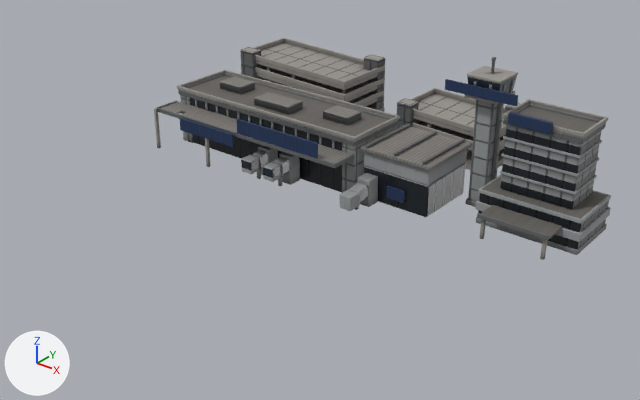
What one commit did to the glTF model assets/models/landmarks/airport.glb.
Camera for both pictures: a 50 mm lens placed at (91.0, -139.0, 71.6), pointed at (-4.0, -20.2, -2.0). Lighting does not change. The marker at lower left points along +X, +Y and +Z. The picture after the commit comes second. Where no turn or scale is listed for an object, it has been applied to the vertices.

The scene before the commit, as lines of its bpy script (objects in view):
```python
ob_fringe_tullamarine_jetbridge_0 = bpy.data.objects.new('fringe:tullamarine-jetbridge:0', me_fringe_tullamarine_jetbridge_0)
ob_fringe_tullamarine_jetbridge_0.location = (-16.8, -23.0, 2.9)
ob_fringe_tullamarine_t2_jetway = bpy.data.objects.new('fringe:tullamarine-t2-jetway', me_fringe_tullamarine_t2_jetway)
ob_fringe_tullamarine_t2_jetway.location = (6.1, -21.7, 2.6)
ob_fringe_tullamarine_terminal_body = bpy.data.objects.new('fringe:tullamarine-terminal-body', me_fringe_tullamarine_terminal_body)
ob_fringe_tullamarine_terminal_body.location = (-7.3, -12.6, 13.8)
# also in view: 'fringe:tullamarine-t2-body' at (11.0, -11.0, 5.4); 'fringe:tullamarine-car-park-body:b' at (6.0, 13.5, 5.1); 'fringe:tullamarine-jetbridge:1' at (-11.2, -23.0, 2.9); 'fringe:tullamarine-hotel-body' at (35.0, -10.0, 10.4); 'fringe:tullamarine-car-park-body:a' at (-34.0, 14.0, 6.6)
```
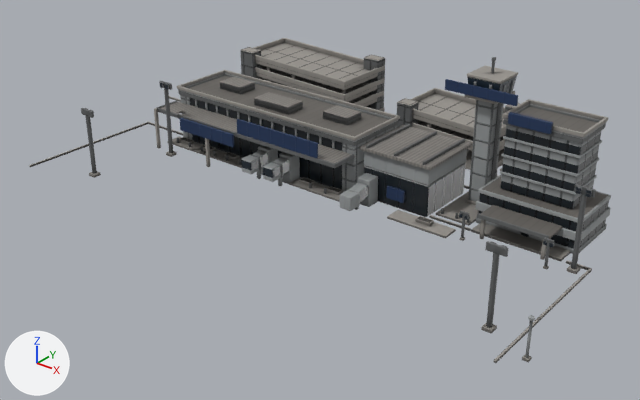
Location of each change, (x1, y1, x2, y2) in pixels of the pictures (640 x 400 px):
'fringe:tullamarine-airside-furniture', added
    after: (81, 81, 596, 362)
    faces in mat_dd_kit_facade_dark_render: (81, 81, 596, 327)
    faces in mat_dd_kit_concrete: (89, 151, 580, 362)
    faces in mat_dd_kit_facade_light_render: (525, 315, 535, 358)
'fringe:tullamarine-frontage', added
    after: (172, 136, 456, 238)
    faces in mat_dd_kit_concrete: (172, 136, 456, 238)
    faces in mat_dd_kit_roof_membrane: (182, 138, 431, 223)
'fringe:tullamarine-hotel-forecourt', added
    after: (459, 211, 570, 269)
    faces in mat_dd_kit_concrete: (460, 223, 570, 269)
    faces in mat_dd_kit_facade_dark_render: (459, 211, 554, 267)
'fringe:tullamarine-apron-edge', added
    after: (29, 122, 592, 363)
'fringe:tullamarine-landside', added (mostly hidden)
    after: (169, 96, 502, 226)
    faces in mat_dd_kit_concrete: (169, 96, 502, 226)

What changed in the scene script:
```text
Add me_fringe_tullamarine_landside:
    me_fringe_tullamarine_landside.from_pydata(...)  # 1535 vertices, 2962 faces; spans x -52.0..52.0, y -18.1..18.1, z -3.0..3.0
    # faces by material slot: [2318, 526, 8, 110]
    me_fringe_tullamarine_landside.materials.append(mat_dd_kit_concrete)
    me_fringe_tullamarine_landside.materials.append(mat_dd_kit_facade_dark_render)
    me_fringe_tullamarine_landside.materials.append(mat_dd_kit_roof_membrane)
    me_fringe_tullamarine_landside.materials.append(mat_dd_kit_glass)
Add me_fringe_tullamarine_hotel_forecourt:
    me_fringe_tullamarine_hotel_forecourt.from_pydata(...)  # 410 vertices, 768 faces; spans x -8.4..8.4, y -5.2..5.2, z -2.8..2.8
    # faces by material slot: [276, 142, 350]
    me_fringe_tullamarine_hotel_forecourt.materials.append(mat_dd_kit_concrete)
    me_fringe_tullamarine_hotel_forecourt.materials.append(mat_dd_kit_glass)
    me_fringe_tullamarine_hotel_forecourt.materials.append(mat_dd_kit_facade_dark_render)
Add me_fringe_tullamarine_frontage:
    me_fringe_tullamarine_frontage.from_pydata(...)  # 773 vertices, 1474 faces; spans x -34.2..34.2, y -1.7..1.7, z -0.7..0.7
    # faces by material slot: [1130, 56, 288]
    me_fringe_tullamarine_frontage.materials.append(mat_dd_kit_concrete)
    me_fringe_tullamarine_frontage.materials.append(mat_dd_kit_roof_membrane)
    me_fringe_tullamarine_frontage.materials.append(mat_dd_kit_facade_dark_render)
Add me_fringe_tullamarine_apron_edge:
    me_fringe_tullamarine_apron_edge.from_pydata(...)  # 297 vertices, 574 faces; spans x -52.4..52.4, y -15.7..15.7, z -0.2..0.2
    me_fringe_tullamarine_apron_edge.materials.append(mat_dd_kit_concrete)
Add me_fringe_tullamarine_airside_furniture:
    me_fringe_tullamarine_airside_furniture.from_pydata(...)  # 840 vertices, 1556 faces; spans x -47.6..47.6, y -13.3..13.3, z -8.0..8.0
    # faces by material slot: [180, 888, 352, 136]
    me_fringe_tullamarine_airside_furniture.materials.append(mat_dd_kit_concrete)
    me_fringe_tullamarine_airside_furniture.materials.append(mat_dd_kit_facade_dark_render)
    me_fringe_tullamarine_airside_furniture.materials.append(mat_dd_kit_glass)
    me_fringe_tullamarine_airside_furniture.materials.append(mat_dd_kit_facade_light_render)
Add ob_fringe_tullamarine_landside:
    ob_fringe_tullamarine_landside = bpy.data.objects.new('fringe:tullamarine-landside', me_fringe_tullamarine_landside)
    ob_fringe_tullamarine_landside.location = (-14.0, 2.9, 3.0)
Add ob_fringe_tullamarine_hotel_forecourt:
    ob_fringe_tullamarine_hotel_forecourt = bpy.data.objects.new('fringe:tullamarine-hotel-forecourt', me_fringe_tullamarine_hotel_forecourt)
    ob_fringe_tullamarine_hotel_forecourt.location = (35.0, -16.3, 2.8)
Add ob_fringe_tullamarine_frontage:
    ob_fringe_tullamarine_frontage = bpy.data.objects.new('fringe:tullamarine-frontage', me_fringe_tullamarine_frontage)
    ob_fringe_tullamarine_frontage.location = (-9.2, -20.9, 1.1)
Add ob_fringe_tullamarine_apron_edge:
    ob_fringe_tullamarine_apron_edge = bpy.data.objects.new('fringe:tullamarine-apron-edge', me_fringe_tullamarine_apron_edge)
    ob_fringe_tullamarine_apron_edge.location = (-4.0, -32.3, 0.2)
Add ob_fringe_tullamarine_airside_furniture:
    ob_fringe_tullamarine_airside_furniture = bpy.data.objects.new('fringe:tullamarine-airside-furniture', me_fringe_tullamarine_airside_furniture)
    ob_fringe_tullamarine_airside_furniture.location = (4.1, -31.8, 8.0)
```
